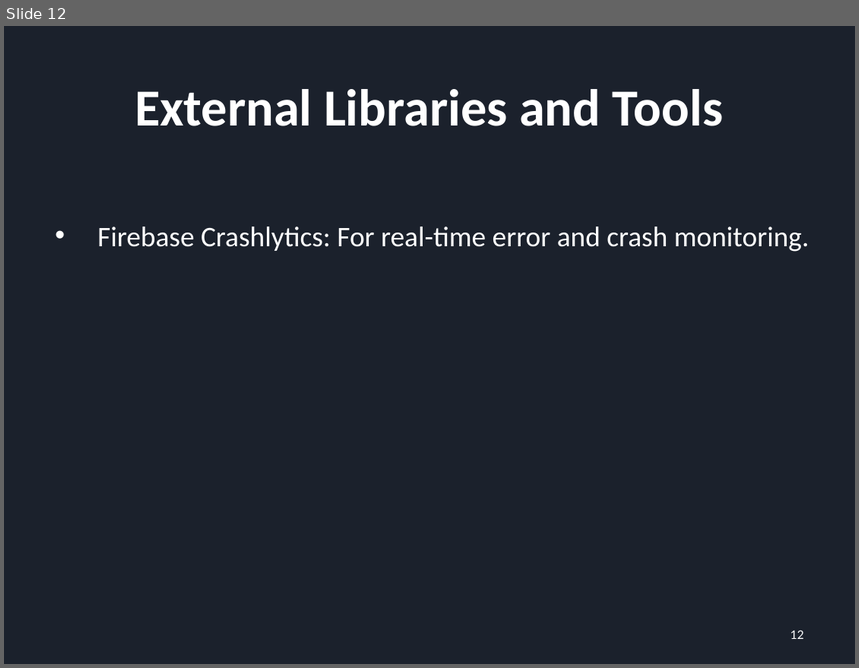
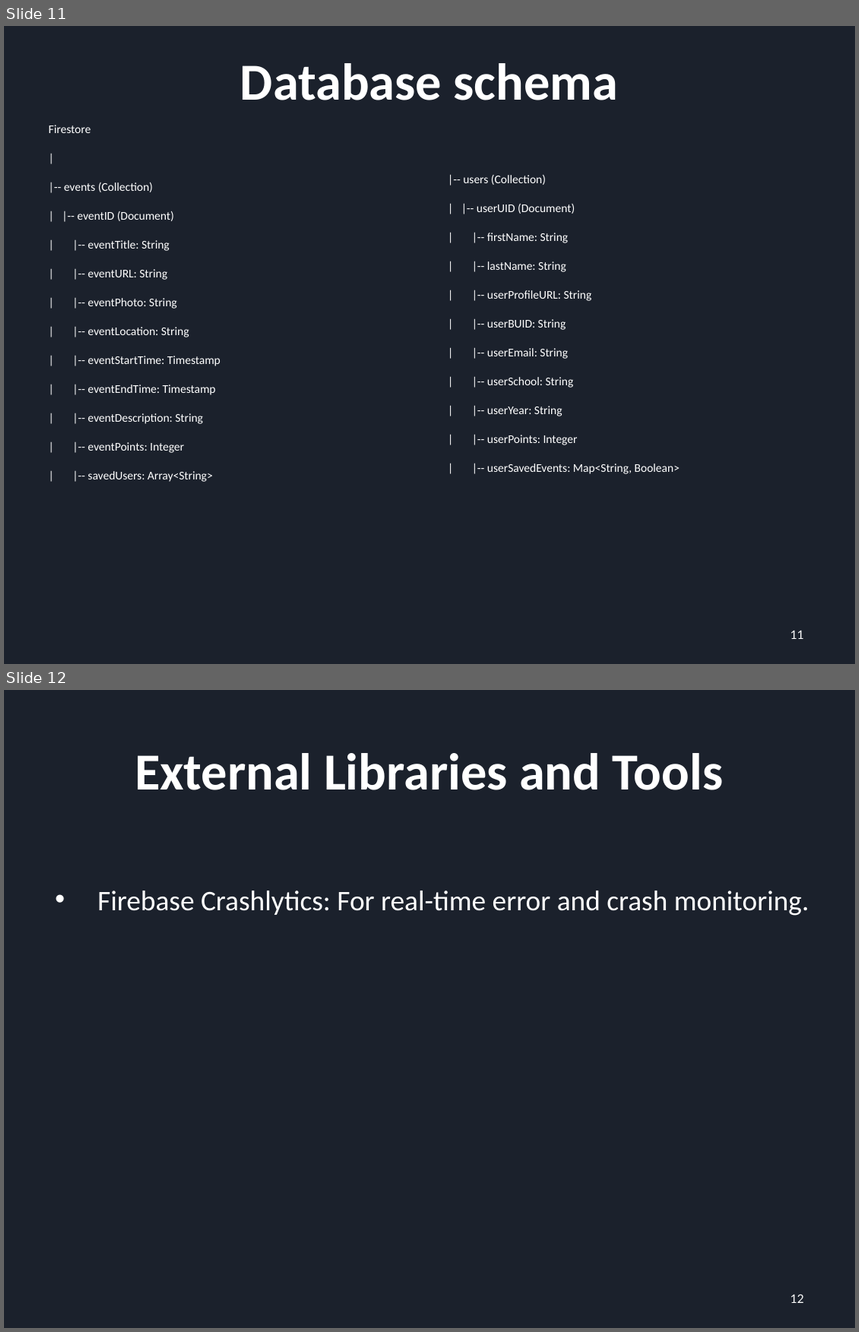
Before and after one commit to YuchenCao1/Jialong-Yuchen-Zihan-Team-BU-Event-Planer, a slide deck: First_PRE.pptx. Shown one above the other, each under a label of ours: slide 12 before the commit, slides 11 and 12 after it. The pictures are 859x668 and 859x1332 pixels, drawn with LibreOffice and Linux fonts; fonts in the diff are those of the drawing. Boxes give left, top, right and bottom in pixels: in the first picture for what was removed or moved away, otherwise in the second. Text is boxed around its words. In the diff, an @@ line names an element or a change of style, - is before the commit and + after.

```diff
--- a/First_PRE.pptx
+++ b/First_PRE.pptx
@@ slide 11 added at <box>4,26,855,664</box>, background #1B212C @@
@@ title added at <box>240,63,618,100</box>, 44 pt, text #FFFFFF, bold @@
+Database schema
@@ text added at <box>49,125,221,482</box>, 10 pt, text #FFFFFF @@
+Firestore
+|
+|-- events (Collection)
+| |-- eventID (Document)
+| |-- eventTitle: String
+| |-- eventURL: String
+| |-- eventPhoto: String
+| |-- eventLocation: String
+| |-- eventStartTime: Timestamp
+| |-- eventEndTime: Timestamp
+| |-- eventDescription: String
+| |-- eventPoints: Integer
+| |-- savedUsers: Array<String>
@@ text added at <box>463,175,680,474</box>, 10 pt, text #FFFFFF @@
+|-- users (Collection)
+| |-- userUID (Document)
+| |-- firstName: String
+| |-- lastName: String
+| |-- userProfileURL: String
+| |-- userBUID: String
+| |-- userEmail: String
+| |-- userSchool: String
+| |-- userYear: String
+| |-- userPoints: Integer
+| |-- userSavedEvents: Map<String, Boolean>
@@ page number added at <box>791,631,804,639</box>, 10 pt, text #FFFFFF @@
+11
```
Also in this commit, not shown: 2 slides changed, 1 other slide added, 2 slides removed, 1 other file.
